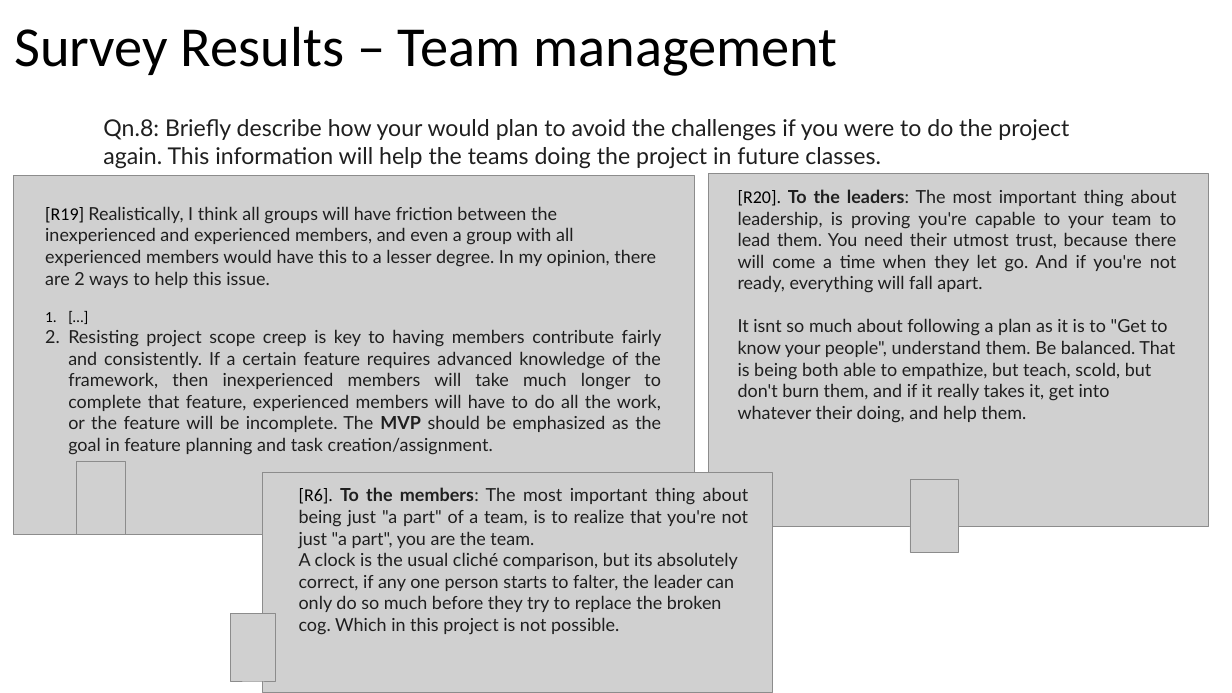
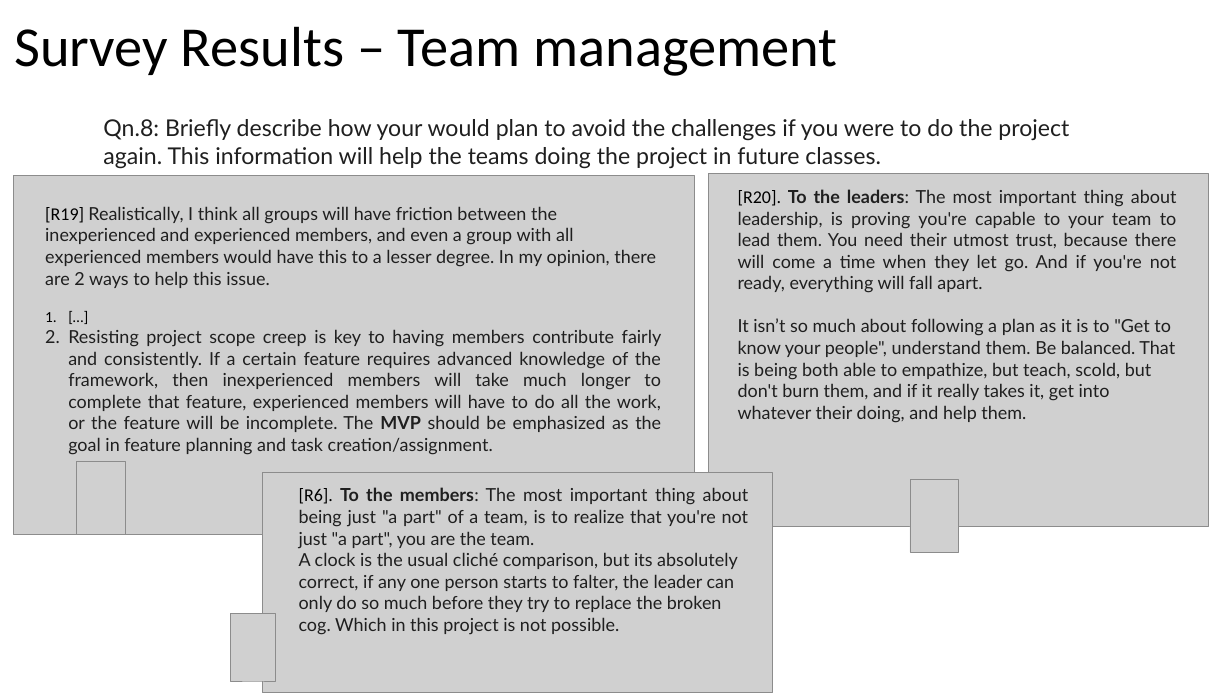
Before and after one commit to johnxu21/johnxu21.github.io, a slide deck: slide 23 of teaching/CS472/Timetable/Survey_Presentation.pptx. Drawn at 1232x693 pixels with LibreOffice and Linux fonts; fonts in the diff are those of the drawing; grey boxes stand for pictures. Boxes give left, top, right and bottom in pixels: in the first picture for what was removed or moved away, otherwise in the second. Text is boxed around its words. In the diff, an @@ line names an element or a change of style, - is before the commit and + after.

```diff
--- a/teaching/CS472/Timetable/Survey_Presentation.pptx
+++ b/teaching/CS472/Timetable/Survey_Presentation.pptx
@@ text at bbox=[738, 318, 1175, 423]: text changed @@
-It isnt so much about following a plan as it is to "Get to know your people", understand them. Be balanced. That is being both able to empathize, but teach, scold, but don't burn them, and if it really takes it, get into whatever their doing, and help them.
+It isn’t so much about following a plan as it is to "Get to know your people", understand them. Be balanced. That is being both able to empathize, but teach, scold, but don't burn them, and if it really takes it, get into whatever their doing, and help them.
```
Also in this commit, not shown: 1 other slide changed, 2 other files.
